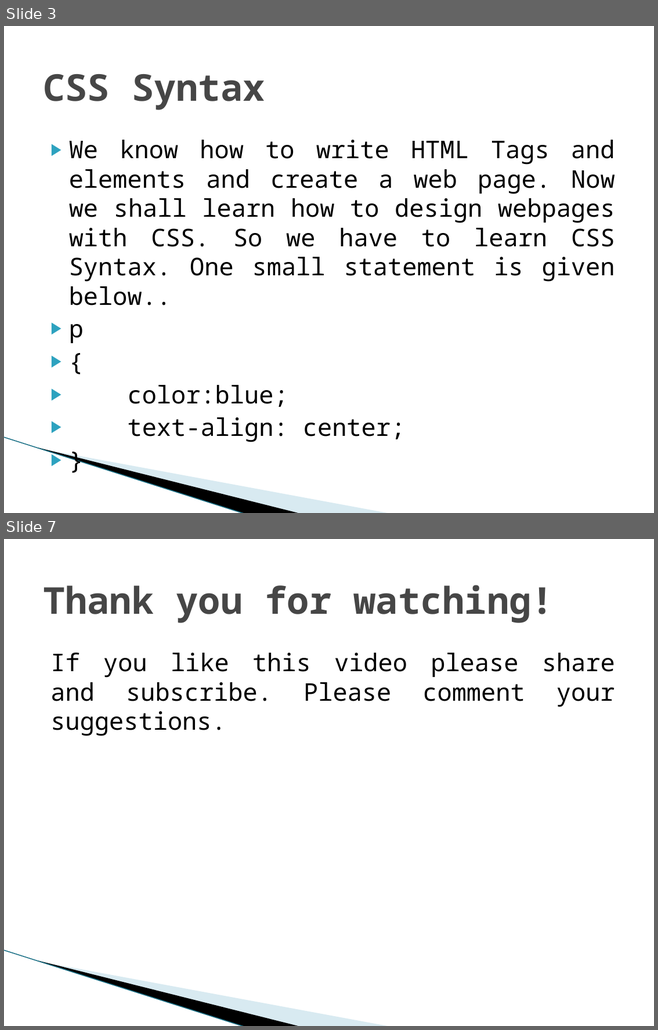
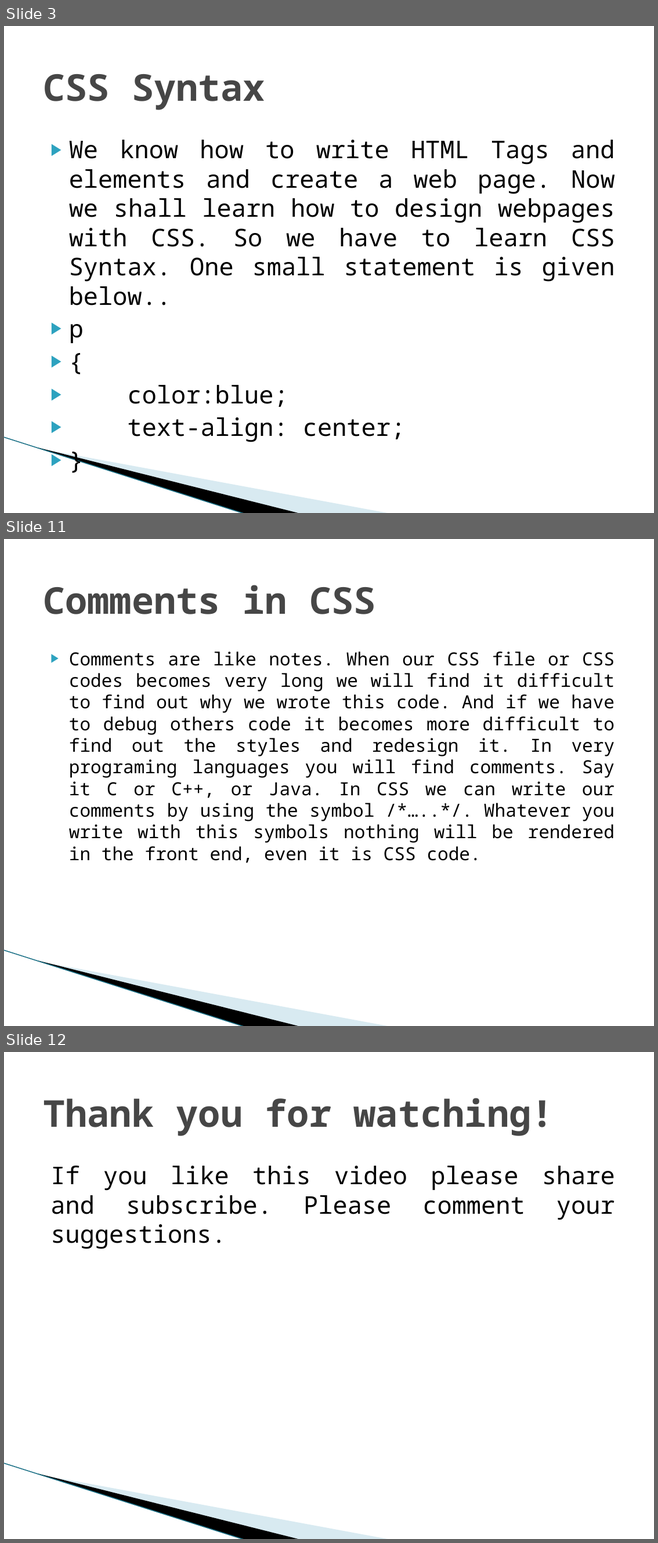
Before and after one commit to biswajitpoddar/youtubeDocuments, a slide deck: CSS PowerPoints/CSS Syntax.pptx. Shown one above the other, each under a label of ours: slides 3 and 7 before the commit, slides 3, 11 and 12 after it; the slides between them are not shown. The pictures are 658x1030 and 658x1543 pixels, drawn with LibreOffice and Linux fonts; fonts in the diff are those of the drawing; background and template pictures are left out. Boxes give left, top, right and bottom in pixels: in the first picture for what was removed or moved away, otherwise in the second. Text is boxed around its words. In the diff, an @@ line names an element or a change of style, - is before the commit and + after.

```diff
--- a/CSS PowerPoints/CSS Syntax.pptx
+++ b/CSS PowerPoints/CSS Syntax.pptx
@@ slide 11 added at (4, 539, 654, 1026), background #FFFFFF; not listed: 3 template elements that a slide beside it also shows @@
@@ title added at (43, 585, 376, 614), 41 pt, text #464646, bold @@
+Comments in CSS
@@ text added at (69, 652, 615, 863), 20 pt, text #000000 @@
+▶ Comments are like notes. When our CSS file or CSS codes becomes very long we will find it difficult to find out why we wrote this code. And if we have to debug others code it becomes more difficult to find out the styles and redesign it. In very programing languages you will find comments. Say it C or C++, or Java. In CSS we can write our comments by using the symbol /*…..*/. Whatever you write with this symbols nothing will be rendered in the front end, even it is CSS code.
@@ what was slide 7 is now slide 12 @@
```
Also in this commit, not shown: 2 slides changed, 5 other slides added, 1 slide removed.
